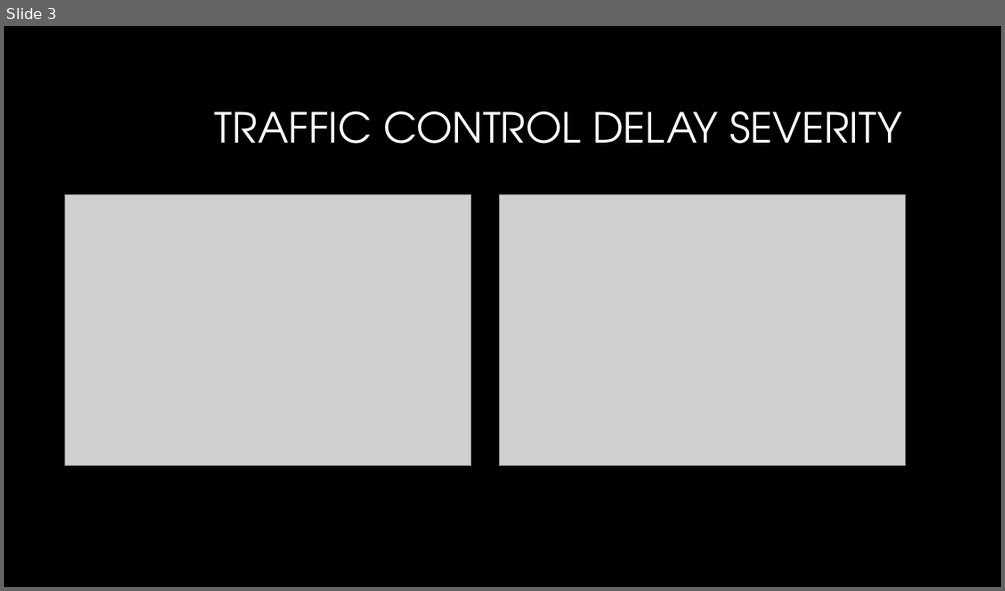
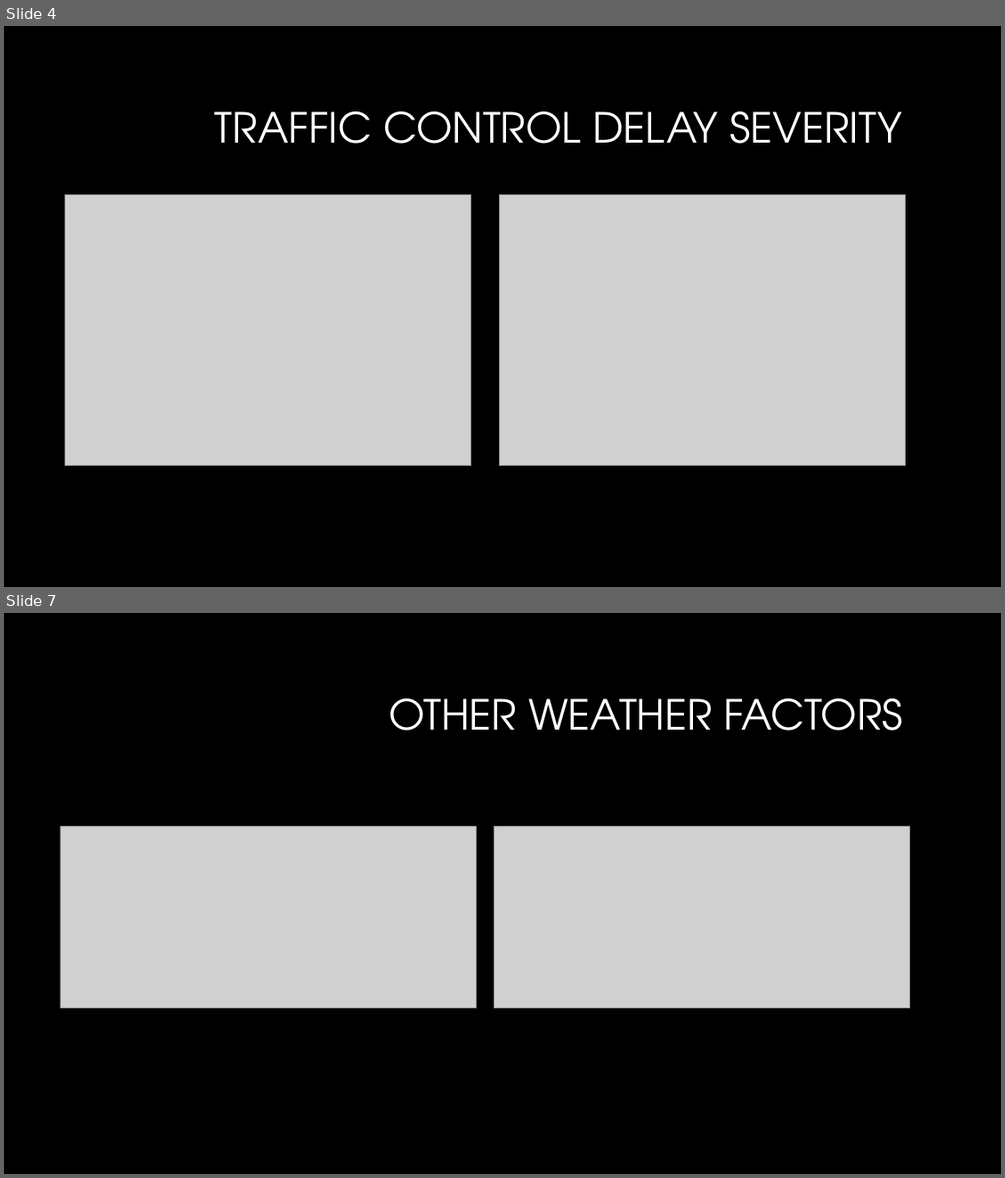
Before and after one commit to caravella483/project1, a slide deck: project1.pptx. Shown one above the other, each under a label of ours: slide 3 before the commit, slides 4 and 7 after it; the slides between them are not shown. The pictures are 1005x591 and 1005x1178 pixels, drawn with LibreOffice and Linux fonts; fonts in the diff are those of the drawing; grey boxes stand for pictures; background and template pictures are left out. Boxes give left, top, right and bottom in pixels: in the first picture for what was removed or moved away, otherwise in the second. Text is boxed around its words. In the diff, an @@ line names an element or a change of style, - is before the commit and + after.

```diff
--- a/project1.pptx
+++ b/project1.pptx
@@ slide 7 added at (4,613,1001,1174), background #000000 @@
@@ title added at (388,698,903,730), 40 pt, text #FFFFFF @@
+OTHER WEATHER FACTORS
@@ picture added at (60,826,476,1008) @@
@@ picture added at (494,826,910,1008) @@
@@ what was slide 3 is now slide 4 @@
```
Also in this commit, not shown: 2 slides changed, 6 other slides added, 2 slides removed.
